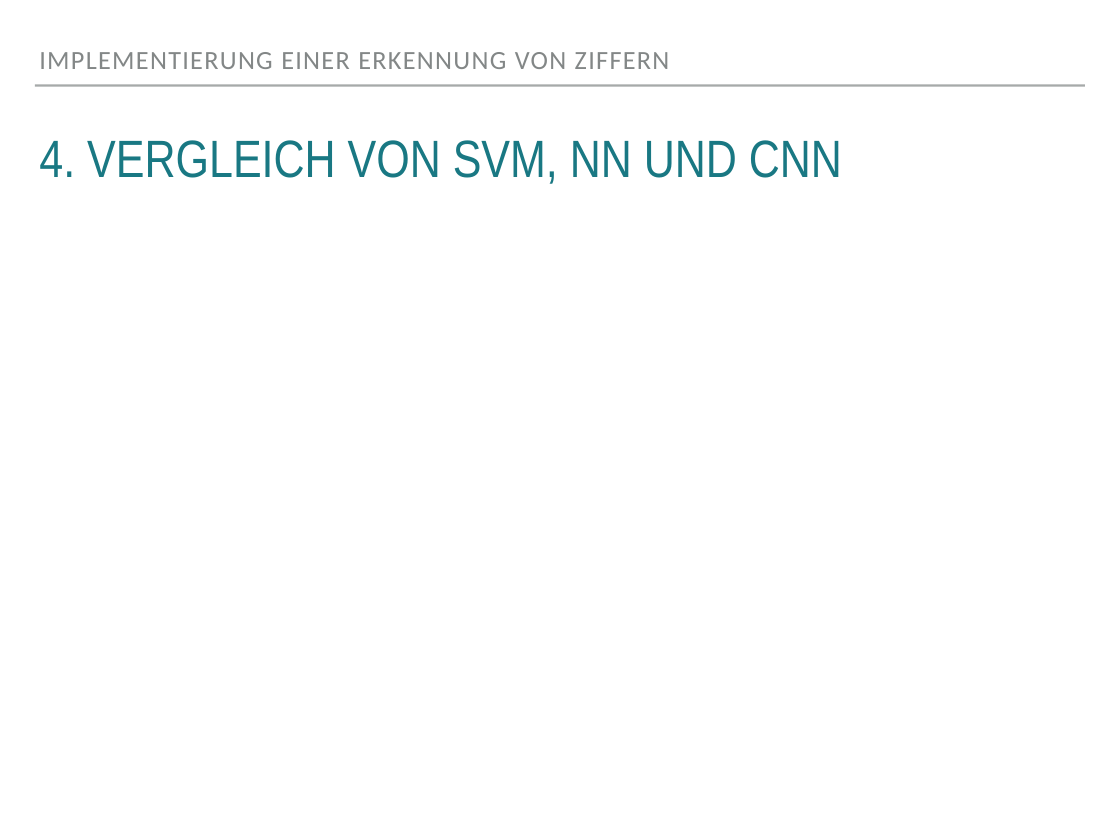
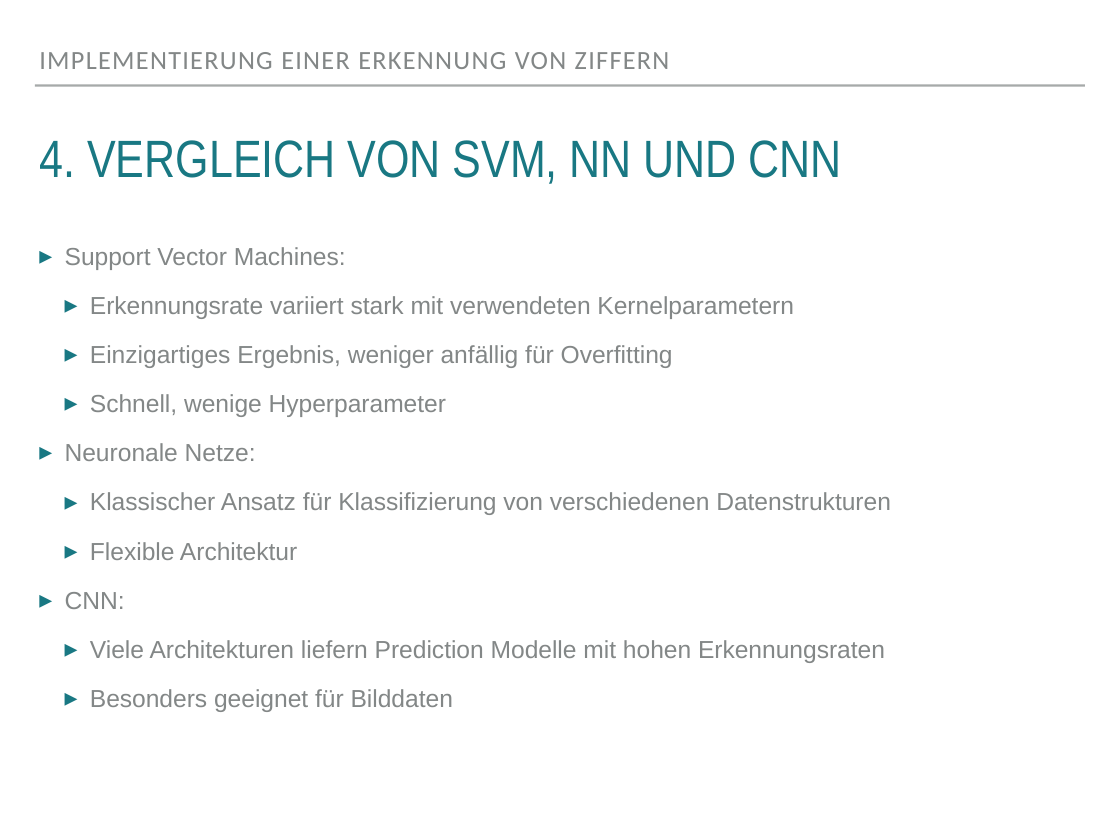
Before and after one commit to cataleya/isy-project, a slide deck: slide 20 of Auswertung, Präsi/isy_endpraese.pptx (slide 16 before the commit). Drawn at 1120x840 pixels with LibreOffice and Linux fonts; fonts in the diff are those of the drawing. Boxes give left, top, right and bottom in pixels: in the first picture for what was removed or moved away, otherwise in the second. Text is boxed around its words. In the diff, an @@ line names an element or a change of style, - is before the commit and + after.

```diff
--- a/Auswertung, Präsi/isy_endpraese.pptx
+++ b/Auswertung, Präsi/isy_endpraese.pptx
@@ text added at bbox=[65, 247, 891, 712], 22.4 pt, text #838787 @@
+▸ Support Vector Machines:
+  ▸ Erkennungsrate variiert stark mit verwendeten Kernelparametern
+  ▸ Einzigartiges Ergebnis, weniger anfällig für Overfitting
+  ▸ Schnell, wenige Hyperparameter
+▸ Neuronale Netze:
+  ▸ Klassischer Ansatz für Klassifizierung von verschiedenen Datenstrukturen
+  ▸ Flexible Architektur
+▸ CNN:
+  ▸ Viele Architekturen liefern Prediction Modelle mit hohen Erkennungsraten
+  ▸ Besonders geeignet für Bilddaten
```
Also in this commit, not shown: 12 other slides changed, 6 slides added, 1 slide removed, 2 other files.
